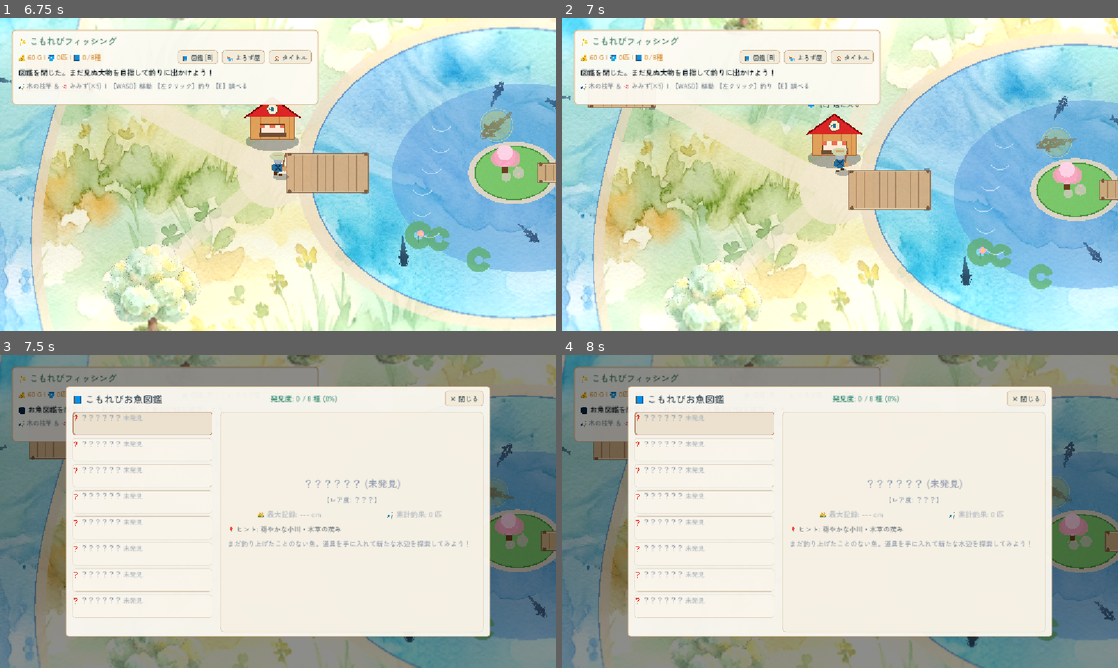
Above: before the commit, frames 1-4 (two rows, left to right).
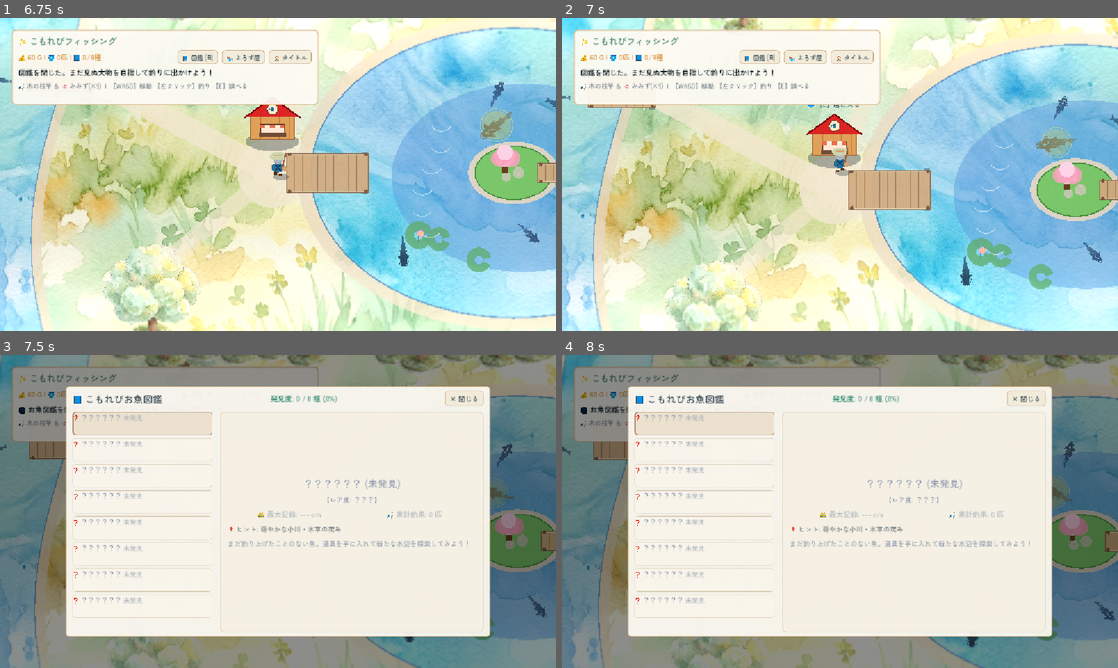
Above: after the commit, the same moments.

Repository: nory74-ui/cozy-fishing-game
Game: Godot game, scene res://scenes/title.tscn
Two runs of this game, one before a commit and one after it. Both use one fixed random seed, a clock stepped at 60 frames per second and the inputs below.
Inputs (mouse positions are in pixels of both pictures, inside the frame that each line leads up to):
- Up to frame 1 (6.75 s): click "🎣 釣りをはじめる" at 0.5 s; tap Enter (ui_accept) at 1.25, 1.52, 5.27 s; move the mouse to (400, 158) at 1.27 s; hold Right (ui_right) 1.28-2 s; tap B at 1.35, 6.6 s; click (400, 158) at 1.42 s; click "📘 図鑑 [B]" at 2 s; click "🏪 よろず屋" at 2.75 s; click "🏠 タイトル" at 3.5 s; click "✕ 閉じる" at 4.25 s; move the mouse to (166, 190) at 5.02 s; hold Down (ui_down) 5.03-5.78 s; tap J at 5.1 s; move the mouse to (333, 105) at 5.77 s; hold Right (ui_right) 5.78-6.53 s; tap E at 5.85 s; move the mouse to (250, 237) at 6.52 s; hold Up (ui_up) from 6.53 s (still down); click (250, 237) at 6.67 s
- Up to frame 2 (7 s): keep holding Up (ui_up); tap Enter (ui_accept) at 6.77 s
- Up to frame 3 (7.5 s): move the mouse to (444, 558) at 7.27 s; release Up (ui_up) at 7.28 s; hold Left (ui_left) from 7.28 s (still down); tap J at 7.35 s
- Up to frame 4 (8 s): keep holding Left (ui_left); tap Enter (ui_accept) at 7.52 s

Frame 1 is identical in both runs. In frame 2, less than 0.1% of the frame differs, in the area x 26-78%, y 0-2%; in frame 3, 1.0%; in frame 4, 1.1%, in the area x 20-100%, y 0-6%.

Commit message:
fix: 倒木エリアの迂回ルート完全封鎖・峡谷断崖壁と巨岩コリジョンの追加

Diff:
--- a/scenes/main.tscn
+++ b/scenes/main.tscn
@@ -31,7 +31,7 @@
 size = Vector2(180, 90)
 
 [sub_resource type="RectangleShape2D" id="RectangleShape2D_log_s"]
-size = Vector2(90, 24)
+size = Vector2(110, 28)
 
 [sub_resource type="CircleShape2D" id="CircleShape2D_log_a"]
 radius = 55.0
--- a/scripts/world/FallenLog.gd
+++ b/scripts/world/FallenLog.gd
@@ -109,25 +109,25 @@
 	# 倒木の本体描画（苔むした水彩の丸太）
 	if not is_destroying:
 		# 影
-		draw_ellipse(Vector2(0, 14), 48.0, 12.0, Color(0.15, 0.2, 0.15, 0.35))
+		draw_ellipse(Vector2(0, 14), 56.0, 14.0, Color(0.15, 0.2, 0.15, 0.35))
 
-		# 丸太の胴体
-		var log_rect = Rect2(-45, -12, 90, 24)
+		# 丸太の胴体（幅108px、谷間の岩壁にぴったり挟まる）
+		var log_rect = Rect2(-54, -13, 108, 26)
 		draw_rect(log_rect, Color("#8c562e"), true) # 茶色の樹皮
 		draw_rect(log_rect, Color("#5e3012"), false, 2.0)
 
 		# 木目ライン
-		draw_line(Vector2(-35, -4), Vector2(35, -4), Color("#5e3012", 0.5), 1.5)
-		draw_line(Vector2(-30, 4), Vector2(28, 4), Color("#5e3012", 0.5), 1.5)
+		draw_line(Vector2(-42, -5), Vector2(42, -5), Color("#5e3012", 0.5), 1.5)
+		draw_line(Vector2(-38, 4), Vector2(36, 4), Color("#5e3012", 0.5), 1.5)
 
 		# 切り口の年輪（左端と右端）
-		draw_ellipse(Vector2(-44, 0), 6.0, 11.0, Color("#d4a373"))
-		draw_ellipse(Vector2(-44, 0), 6.0, 11.0, Color("#5e3012"), false, 1.2)
-		draw_ellipse(Vector2(-44, 0), 3.0, 5.0, Color("#5e3012"), false, 1.0)
+		draw_ellipse(Vector2(-53, 0), 6.5, 12.0, Color("#d4a373"))
+		draw_ellipse(Vector2(-53, 0), 6.5, 12.0, Color("#5e3012"), false, 1.2)
+		draw_ellipse(Vector2(-53, 0), 3.2, 5.5, Color("#5e3012"), false, 1.0)
 
 		# 苔とキノコの装飾
-		draw_arc(Vector2(-10, -11), 12.0, 0.2, PI * 0.9, 12, Color("#52796f"), 3.5)
-		draw_arc(Vector2(18, -10), 10.0, 0.3, PI * 0.8, 10, Color("#52796f"), 3.0)
+		draw_arc(Vector2(-15, -12), 14.0, 0.2, PI * 0.9, 14, Color("#52796f"), 3.5)
+		draw_arc(Vector2(20, -11), 12.0, 0.3, PI * 0.8, 12, Color("#52796f"), 3.0)
 
 		# 小さな赤いキノコ
 		draw_circle(Vector2(5, -15), 4.5, Color("#e63946"))
--- a/scripts/world/MapField.gd
+++ b/scripts/world/MapField.gd
@@ -71,9 +71,12 @@
 		Vector2(680, 220), Vector2(760, 380), Vector2(850, 180),
 		Vector2(700, 1050), Vector2(820, 1250), Vector2(660, 1380),
 
-		# 滝壺の奥・左右を囲む原生木
+		# 滝壺の奥・左右を囲む原生木・険しい峡谷の森
 		Vector2(920, 140), Vector2(980, 80), Vector2(1220, 90), Vector2(1280, 150),
 		Vector2(1010, 340), Vector2(1190, 340), # 倒木の両脇にそびえる大木
+		Vector2(940, 330), Vector2(870, 340), Vector2(800, 320), Vector2(720, 340), Vector2(640, 330), # 西の封鎖樹林
+		Vector2(1250, 340), Vector2(1330, 330), Vector2(1410, 340), Vector2(1480, 320), # 東の封鎖樹林
+		Vector2(860, 220), Vector2(880, 130), Vector2(1320, 220), Vector2(1360, 110), # 滝壺左右の深林
 
 		# 池の東岸・南岸
 		Vector2(1780, 260), Vector2(1980, 450), Vector2(2050, 820), Vector2(1980, 1150),
@@ -390,6 +393,21 @@
 		var bp2 = basin_center + Vector2(cos(a2) * (basin_rx - 4), sin(a2) * (basin_ry - 4))
 		_add_wall_seg(sb, bp1, bp2)
 
+	# 5. 滝壺峡谷・倒木バリケード壁（倒木を迂回する侵入を100%遮断！）
+	# 倒木の位置: (1100, 340), コリジョン幅: 110px (x: 1045〜1155)
+	# A. 西側封鎖壁（川の東岸から倒木左端まで完全遮断＋西の断崖壁）
+	_add_wall_seg(sb, Vector2(500, 340), Vector2(1048, 340))   # 西側平原からの侵入遮断横壁
+	_add_wall_seg(sb, Vector2(1048, 340), Vector2(1048, 250)) # 谷間小道西ガイド壁
+	_add_wall_seg(sb, Vector2(1048, 250), Vector2(940, 250))   # 滝壺南西の岩壁
+	_add_wall_seg(sb, Vector2(940, 250), Vector2(940, 0))      # 西側の断崖壁（北の外周壁へ直結）
+
+	# B. 東側封鎖壁（倒木右端から東の平原・池北岸まで完全遮断＋東の断崖壁）
+	_add_wall_seg(sb, Vector2(1152, 340), Vector2(1500, 340))  # 東側平原からの侵入遮断横壁
+	_add_wall_seg(sb, Vector2(1500, 340), Vector2(1500, 520))  # 池北岸への接続縦壁
+	_add_wall_seg(sb, Vector2(1152, 340), Vector2(1152, 250)) # 谷間小道東ガイド壁
+	_add_wall_seg(sb, Vector2(1152, 250), Vector2(1260, 250))  # 滝壺南東の岩壁
+	_add_wall_seg(sb, Vector2(1260, 250), Vector2(1260, 0))    # 東側の断崖壁（北の外周壁へ直結）
+
 func _add_wall_seg(sb: StaticBody2D, a: Vector2, b: Vector2) -> void:
 	var col = CollisionShape2D.new()
 	var seg = SegmentShape2D.new()
@@ -519,7 +537,54 @@
 	_draw_watercolor_pier(island_dock_pier, "east")
 
 func _draw_emerald_basin() -> void:
-	# 砂浜・岩肌
+	# 0. 滝壺を包む切り立った渓谷の巨岩断崖（西崖・東崖）
+	# 西の岩壁（x: 520〜1040, y: 120〜350）
+	var west_cliff_color = Color("#4a5759")
+	var west_moss_color = Color("#588157", 0.7)
+	var west_shadow_color = Color("#2f3e46")
+
+	# 西側の巨大岩山層
+	var w_cliff_pts = PackedVector2Array([
+		Vector2(520, 0), Vector2(940, 0), Vector2(940, 250),
+		Vector2(1045, 250), Vector2(1045, 345), Vector2(520, 345)
+	])
+	draw_colored_polygon(w_cliff_pts, west_cliff_color)
+	draw_polyline(w_cliff_pts, west_shadow_color, 3.0)
+
+	# 東側の巨大岩山層（x: 1155〜1500, y: 120〜350）
+	var e_cliff_pts = PackedVector2Array([
+		Vector2(1260, 0), Vector2(1500, 0), Vector2(1500, 345),
+		Vector2(1155, 345), Vector2(1155, 250), Vector2(1260, 250)
+	])
+	draw_colored_polygon(e_cliff_pts, west_cliff_color)
+	draw_polyline(e_cliff_pts, west_shadow_color, 3.0)
+
+	# 岩段・苔のディテール
+	for rx in [600, 720, 840, 960]:
+		draw_line(Vector2(rx, 160), Vector2(rx + 80, 160), west_shadow_color, 2.0)
+		draw_line(Vector2(rx + 10, 156), Vector2(rx + 70, 156), west_moss_color, 4.0)
+		draw_line(Vector2(rx - 30, 270), Vector2(rx + 60, 270), west_shadow_color, 2.0)
+		draw_line(Vector2(rx - 20, 266), Vector2(rx + 50, 266), west_moss_color, 4.0)
+	for rx in [1200, 1320, 1420]:
+		draw_line(Vector2(rx, 180), Vector2(rx + 75, 180), west_shadow_color, 2.0)
+		draw_line(Vector2(rx + 8, 176), Vector2(rx + 65, 176), west_moss_color, 4.0)
+		draw_line(Vector2(rx - 20, 280), Vector2(rx + 60, 280), west_shadow_color, 2.0)
+		draw_line(Vector2(rx - 12, 276), Vector2(rx + 50, 276), west_moss_color, 4.0)
+
+	# 倒木の左右に鎮座する守り神のような巨岩（Boulder）
+	# 左の巨岩 (1010, 340)
+	draw_circle(Vector2(1010, 335), 36.0, west_shadow_color)
+	draw_circle(Vector2(1008, 332), 34.0, Color("#52677a"))
+	draw_arc(Vector2(1008, 320), 22.0, PI * 0.1, PI * 0.9, 12, west_moss_color, 5.0)
+	draw_circle(Vector2(1002, 326), 14.0, Color("#6c757d", 0.6))
+
+	# 右の巨岩 (1190, 340)
+	draw_circle(Vector2(1190, 335), 36.0, west_shadow_color)
+	draw_circle(Vector2(1192, 332), 34.0, Color("#52677a"))
+	draw_arc(Vector2(1192, 320), 22.0, PI * 0.1, PI * 0.9, 12, west_moss_color, 5.0)
+	draw_circle(Vector2(1198, 326), 14.0, Color("#6c757d", 0.6))
+
+	# 1. 滝壺内部の砂浜・岩肌
 	draw_ellipse(basin_center, basin_rx + 22.0, basin_ry + 18.0, Color(0.85, 0.82, 0.74, 0.85))
 
 	# エメラルド水面
Not shown, changed: docs/index.html
Not shown, changed: docs/index.pck
